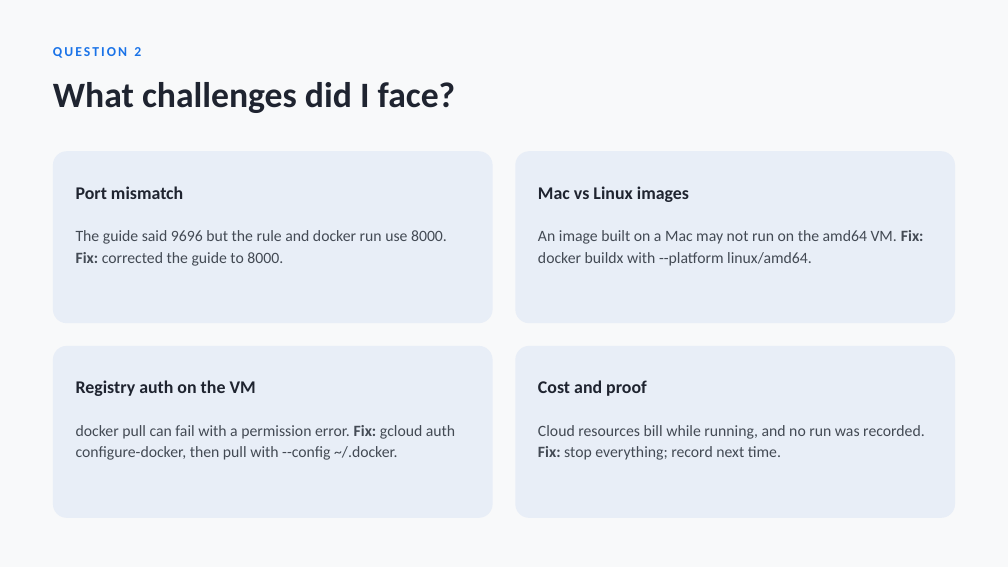
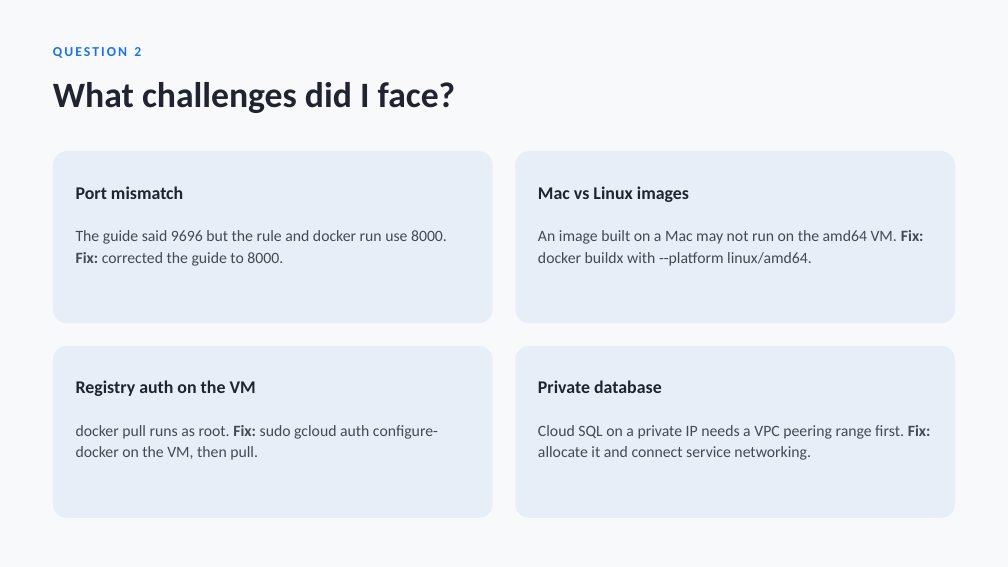
Before and after one commit to jeevan516/Porfolio, a slide deck: slide 8 of public/decks/web-service-deployment.pptx (slide 7 before the commit). Drawn at 1008x567 pixels with LibreOffice and Linux fonts; fonts in the diff are those of the drawing. Boxes give left, top, right and bottom in pixels: in the first picture for what was removed or moved away, otherwise in the second. Text is boxed around its words. In the diff, an @@ line names an element or a change of style, - is before the commit and + after.

Commit message:
Update web-service-deployment slides (real GCP deployment results)

```diff
--- a/public/decks/web-service-deployment.pptx
+++ b/public/decks/web-service-deployment.pptx
@@ text at (538,380,662,393): text changed @@
-Cost and proof
+Private database
@@ text at (76,425,438,460): text changed @@
-docker pull can fail with a permission error. Fix: gcloud auth configure-docker, then pull with --config ~/.docker.
+docker pull runs as root. Fix: sudo gcloud auth configure-docker on the VM, then pull.
@@ text at (538,425,931,460): text changed @@
-Cloud resources bill while running, and no run was recorded. Fix: stop everything; record next time.
+Cloud SQL on a private IP needs a VPC peering range first. Fix: allocate it and connect service networking.
```
Also in this commit, not shown: 2 other slides changed, 2 slides added, 1 slide removed.
